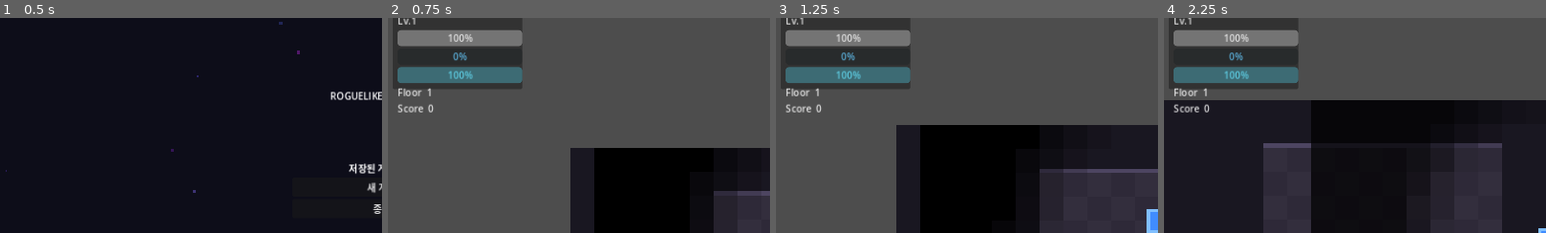
Above: before the commit, frames 1-4 (left to right).
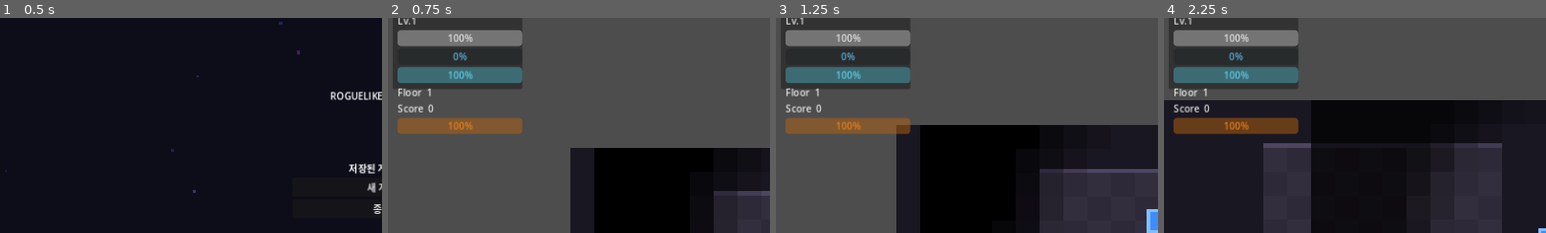
Above: after the commit, the same moments.

Repository: sin857000-code/Valid
Game: Godot game, scene res://scenes/ui/main_menu.tscn
Same seed, same stepped clock (60 frames per second), same inputs: the game is played once before the commit and once after it.
Inputs:
- Up to frame 1 (0.5 s): no input
- Up to frame 2 (0.75 s): click "새 게임" at 0.5 s
- Up to frame 3 (1.25 s): no input
- Up to frame 4 (2.25 s): tap Enter (ui_accept) at 1.25, 1.52 s; hold Right (ui_right) 1.28-2.03 s; hold Down (ui_down) from 2.03 s (still down)
The pictures show only the part of the screen within x 0-50%, y 3-53%; the shares and areas given below are measured in that part.

Frame 1 is identical in both runs. In frame 2, 2.3% of the frame differs, in the area x 2-36%, y 46-54%; in frame 3, 2.3%; in frame 4, 2.5%.
Error in both runs: Invalid call. Nonexistent function 'is_action_just_pressed' in base 'InputEventKey'. (res://scripts/ui/pause_menu.gd:48)

Commit message:
Cycle 18: bomb HUD bar, lifesteal item, floor-scaled enemies
- hud: orange bomb cooldown bar added to VBox; shows full orange when ready
- item_lifesteal: crimson ring adds 15% lifesteal per stack (max 60%); heals on hit
- player: lifesteal meta applied in _do_attack (heal from damage dealt)
- dungeon: enemies scale +8% HP and +5% dmg per floor; item pool now 8 items

https://claude.ai/code/session_01W1t3cyazDUadMr1eE4hi94

Diff:
--- /dev/null
+++ b/roguelike/scripts/items/item_lifesteal.gd
@@ -0,0 +1,10 @@
+extends "res://scripts/items/item_base.gd"
+
+func _ready() -> void:
+	item_name = "흡혈 반지"
+	item_color = Color(0.8, 0.1, 0.3)
+	super._ready()
+
+func _apply_effect(player: Node) -> void:
+	var current = player.get_meta("lifesteal") if player.has_meta("lifesteal") else 0.0
+	player.set_meta("lifesteal", min(current + 0.15, 0.6))  # 15% lifesteal per stack, max 60%
--- a/roguelike/scripts/maps/dungeon.gd
+++ b/roguelike/scripts/maps/dungeon.gd
@@ -19,6 +19,7 @@
 	"res://scripts/items/item_invincible.gd",
 	"res://scripts/items/item_rage.gd",
 	"res://scripts/items/item_regen.gd",
+	"res://scripts/items/item_lifesteal.gd",
 ]
 const WEAPON_SCRIPTS = [
 	"res://scripts/items/weapon_dagger.gd",
@@ -110,6 +111,11 @@
 	var room = rooms[randi_range(1, rooms.size() - 2)]
 	var enemy = _make_enemy(load(ENEMY_SCRIPTS[randi() % ENEMY_SCRIPTS.size()]))
 	entities.add_child(enemy)
+	# Floor scaling: +8% HP and +5% damage per floor beyond 1
+	var scale_factor = 1.0 + (GameManager.current_floor - 1) * 0.08
+	enemy.max_health = int(enemy.max_health * scale_factor)
+	enemy.current_health = enemy.max_health
+	enemy.attack_damage = max(1, int(enemy.attack_damage * (1.0 + (GameManager.current_floor - 1) * 0.05)))
 	enemy.global_position = Vector2(room.get_center()) * TILE
 	enemy.enemy_died.connect(_on_enemy_died)
 	enemy_count += 1
--- a/roguelike/scripts/player/player.gd
+++ b/roguelike/scripts/player/player.gd
@@ -156,6 +156,10 @@
 			var combo_mult = 1.0 + (_combo / 10.0)
 			dmg = int(float(dmg) * combo_mult)
 			body.take_damage(dmg, global_position)
+			if has_meta("lifesteal"):
+				var steal = int(dmg * get_meta("lifesteal"))
+				if steal > 0:
+					heal(steal)
 			hit_any = true
 			if is_crit:
 				var hp = load("res://scripts/ui/hit_particle.gd")
--- a/roguelike/scripts/ui/hud.gd
+++ b/roguelike/scripts/ui/hud.gd
@@ -26,6 +26,13 @@
 	_status_label.position = Vector2(8, 148)
 	add_child(_status_label)
 
+	_bomb_bar = ProgressBar.new()
+	_bomb_bar.custom_minimum_size = Vector2(0, 7)
+	_bomb_bar.max_value = 100.0
+	_bomb_bar.value = 100.0
+	_bomb_bar.modulate = Color(1.0, 0.55, 0.1)
+	$Panel/VBox.add_child(_bomb_bar)
+
 	_combo_label = Label.new()
 	_combo_label.add_theme_font_size_override("font_size", 18)
 	_combo_label.modulate = Color(1.0, 0.8, 0.2, 0.0)
@@ -62,11 +69,11 @@
 	var ratio = 1.0 - clamp(cd / _player.DASH_COOLDOWN, 0.0, 1.0)
 	dash_bar.value = ratio * 100.0
 	dash_bar.modulate = Color(0.4, 0.9, 1.0) if ratio >= 1.0 else Color(0.6, 0.6, 0.6)
-	# Bomb cooldown on dash bar (reuse concept via label)
+	# Bomb cooldown bar
 	var bcd = _player._bomb_cooldown
-	var bomb_ready = bcd <= 0.0
-	if not bomb_ready:
-		pass  # could add bomb bar later
+	var bomb_ratio = 1.0 - clamp(bcd / _player.BOMB_COOLDOWN, 0.0, 1.0)
+	_bomb_bar.value = bomb_ratio * 100.0
+	_bomb_bar.modulate = Color(1.0, 0.55, 0.1) if bomb_ratio >= 1.0 else Color(0.5, 0.35, 0.1)
 
 	# boss HP bar
 	if _boss == null:
@@ -110,6 +117,7 @@
 
 var _best_floor: int = 1
 var _status_label: Label = null
+var _bomb_bar: ProgressBar = null
 
 func update_floor(floor_num: int) -> void:
 	var theme_name = "Cave"
